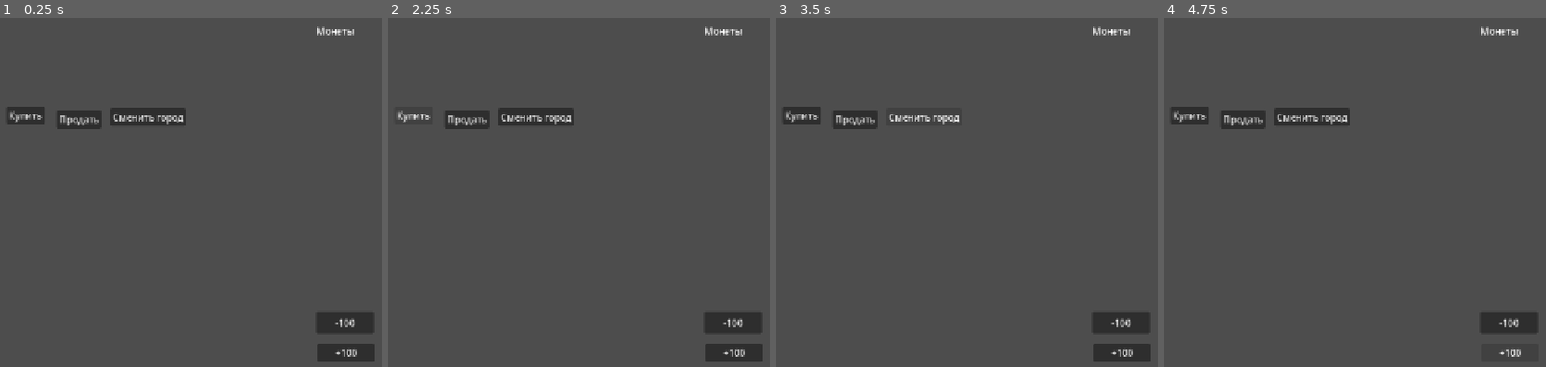
Above: before the commit, frames 1-4 (left to right).
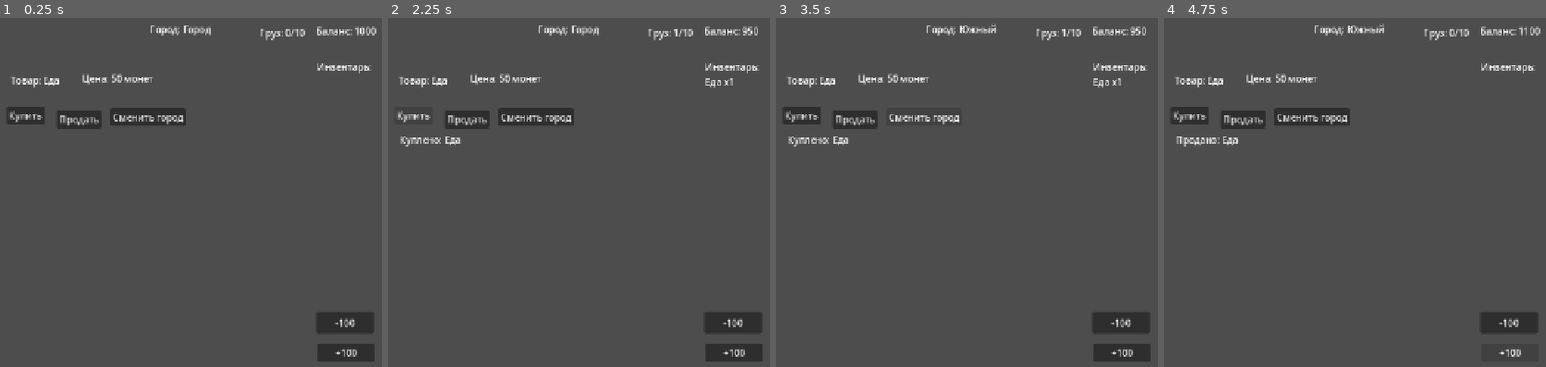
Above: after the commit, the same moments.

Repository: Namepv/Kontrabandist
Game: Godot game, scene res://Scenes/main.tscn
Two runs of this game, one before a commit and one after it. Both use one fixed random seed, a clock stepped at 60 frames per second and the inputs below.
Inputs:
- Up to frame 1 (0.25 s): no input
- Up to frame 2 (2.25 s): click "+100" at 0.5 s; click "-100" at 1.25 s; click "Купить" at 2 s
- Up to frame 3 (3.5 s): click "Сменить город" at 2.75 s
- Up to frame 4 (4.75 s): click "Продать" at 3.5 s; click "+100" at 4.25 s

The runs differ from the first frame. In frame 1, 1.2% of the frame differs, in the area x 2-99%, y 2-20%; in frame 2, 1.5%; in frame 3, 1.6%, in the area x 2-98%, y 1-37%; in frame 4, 1.5%.
Error before the commit: Invalid assignment of property or key 'text' with value of type 'String' on a base object of type 'null instance'. (res://Scripts/UIManager.gd:13)

Commit message:
я сломал все рефакторингом

Diff:
--- a/Scenes/main.tscn
+++ b/Scenes/main.tscn
@@ -1,11 +1,18 @@
 [gd_scene format=3 uid="uid://dl4vctgpci53p"]
 
 [ext_resource type="Script" uid="uid://0stjig8k1bu" path="res://Scripts/main.gd" id="1_jjvhh"]
+[ext_resource type="Script" uid="uid://c3h8rnsfbqr50" path="res://Scripts/UIManager.gd" id="2_bo1nx"]
+[ext_resource type="Resource" uid="uid://d2pph8ucq25dg" path="res://Resources/Items/food.tres" id="2_kry3j"]
+[ext_resource type="Resource" uid="uid://dyjf6o23cwsms" path="res://Resources/Cities/north_city.tres" id="3_21xkr"]
+[ext_resource type="Resource" uid="uid://c42wwy03bc7fa" path="res://Resources/Cities/south_city.tres" id="4_6bp64"]
 
 [sub_resource type="GDScript" id="GDScript_0xm2m"]
 
 [node name="main" type="Node2D" unique_id=492037468]
 script = ExtResource("1_jjvhh")
+current_item = ExtResource("2_kry3j")
+north_city = ExtResource("3_21xkr")
+south_city = ExtResource("4_6bp64")
 
 [node name="MoneyLabel" type="Label" parent="." unique_id=806978359]
 offset_left = 568.0
@@ -88,6 +95,9 @@
 offset_right = 510.0
 offset_bottom = 53.0
 
+[node name="UIManager" type="Node" parent="." unique_id=224652394]
+script = ExtResource("2_bo1nx")
+
 [connection signal="pressed" from="Button_plus" to="." method="_on_button_plus_pressed"]
 [connection signal="pressed" from="Button_minus" to="." method="_on_button_minus_pressed"]
 [connection signal="pressed" from="BtnBuy" to="." method="_on_btn_buy_pressed"]
--- a/Scripts/GameManager.gd
+++ b/Scripts/GameManager.gd
@@ -6,8 +6,10 @@
 
 var cargo_capacity := 10
 
-var current_city: CityData
-var current_item: ItemData
+var current_city
+var current_item
 
 var north_city: CityData
 var south_city: CityData
+
+var ui_manager
--- a/Scripts/TradeManager.gd
+++ b/Scripts/TradeManager.gd
@@ -3,43 +3,43 @@
 func buy_item():
 
 	if GameManager.current_item == null:
-		UIManager.show_status("Товар не найден")
+		GameManager.ui_manager.show_status("Товар не найден")
 		return
 
-	if GameManager.money < GameManager.current_city.food_price:
-		UIManager.show_status("Недостаточно денег!")
+	if GameManager.money < calculate_price():
+		GameManager.ui_manager.show_status("Недостаточно денег!")
 		return
 
 	if !Inventory.has_space():
-		UIManager.show_status("Транспорт заполнен")
+		GameManager.ui_manager.show_status("Транспорт заполнен")
 		return
 
-	GameManager.money -= GameManager.current_city.food_price
+	GameManager.money -= calculate_price()
 
 	Inventory.add_item(GameManager.current_item.item_name)
 
-	UIManager.refresh_all()
+	GameManager.ui_manager.refresh_all()
 
-	UIManager.show_status("Куплено: " + GameManager.current_item.item_name)
+	GameManager.ui_manager.show_status("Куплено: " + GameManager.current_item.item_name)
 
 
 func sell_item():
 
 	if GameManager.current_item == null:
-		UIManager.show_status("Товар не найден")
+		GameManager.ui_manager.show_status("Товар не найден")
 		return
 
 	if !GameManager.inventory.has(GameManager.current_item.item_name):
-		UIManager.show_status("Нет товара")
+		GameManager.ui_manager.show_status("Нет товара")
 		return
 
 	Inventory.remove_item(GameManager.current_item.item_name)
 
-	GameManager.money += GameManager.current_city.food_price
+	GameManager.money += calculate_price()
 
-	UIManager.refresh_all()
+	GameManager.ui_manager.refresh_all()
 
-	UIManager.show_status("Продано: " + GameManager.current_item.item_name)
+	GameManager.ui_manager.show_status("Продано: " + GameManager.current_item.item_name)
 
 
 func change_city():
@@ -49,4 +49,7 @@
 	else:
 		GameManager.current_city = GameManager.north_city
 
-	UIManager.update_city()
+	GameManager.ui_manager.update_city()
+
+func calculate_price() -> int:
+	return GameManager.current_city.prices[GameManager.current_item.item_name]
--- a/Scripts/UIManager.gd
+++ b/Scripts/UIManager.gd
@@ -1,7 +1,8 @@
 extends Node
 
+var root
+
 func refresh_all():
-
 	update_balance_label()
 	update_inventory_label()
 	update_city()
@@ -9,37 +10,36 @@
 
 
 func update_balance_label():
-
-	$MoneyLabel.text = "Баланс: " + str(GameManager.money)
+	root.get_node("MoneyLabel").text = "Баланс: " + str(GameManager.money)
 
 
 func update_cargo_label():
-
-	$CargoLabel.text = "Груз: " + str(Inventory.get_total_cargo()) + "/" + str(GameManager.cargo_capacity)
+	root.get_node("CargoLabel").text = "Груз: " + str(Inventory.get_total_cargo()) + "/" + str(GameManager.cargo_capacity)
 
 
 func show_status(message: String):
-
-	$StatusLabel.text = message
+	root.get_node("StatusLabel").text = message
 
 
 func update_city():
-
 	if GameManager.current_city == null:
 		return
 
-	$CityLabel.text = "Город: " + GameManager.current_city.city_name
+	root.get_node("CityLabel").text = "Город: " + GameManager.current_city.city_name
 
 	if GameManager.current_item:
-		$ItemNameLabel.text = "Товар: " + GameManager.current_item.item_name
-		$ItemPriceLabel.text = "Цена: " + str(GameManager.current_city.food_price) + " монет"
+		root.get_node("ItemNameLabel").text = "Товар: " + GameManager.current_item.item_name
+		root.get_node("ItemPriceLabel").text = "Цена: " + str(TradeManager.calculate_price()) + " монет"
 
 
 func update_inventory_label():
-
 	var text := "Инвентарь:\n"
-
 	for item_name in GameManager.inventory:
 		text += item_name + " x" + str(GameManager.inventory[item_name]) + "\n"
 
-	$InventoryLabel.text = text
+	root.get_node("InventoryLabel").text = text
+
+func _ready():
+	root = get_parent()
+	GameManager.ui_manager = self
+	refresh_all()
--- a/Scripts/main.gd
+++ b/Scripts/main.gd
@@ -6,39 +6,34 @@
 
 
 func _ready():
-
 	GameManager.current_item = current_item
 	GameManager.north_city = north_city
 	GameManager.south_city = south_city
-	GameManager.current_city = north_city
 
-	UIManager.refresh_all()
+	GameManager.current_city = GameManager.north_city
+	print(GameManager.current_city)
+	GameManager.ui_manager.refresh_all()
 
 
 func _on_button_plus_pressed():
-
 	GameManager.money += 100
-	UIManager.update_balance_label()
+	GameManager.ui_manager.update_balance_label()
 
 
 func _on_button_minus_pressed():
-
 	if GameManager.money >= 100:
 		GameManager.money -= 100
 
-	UIManager.update_balance_label()
+	GameManager.ui_manager.update_balance_label()
 
 
 func _on_btn_buy_pressed():
-
 	TradeManager.buy_item()
 
 
 func _on_btn_sell_pressed():
-
 	TradeManager.sell_item()
 
 
 func _on_btn_change_city_pressed():
-
 	TradeManager.change_city()
--- a/project.godot
+++ b/project.godot
@@ -20,7 +20,6 @@
 GameManager="*uid://brhn64eqvoxky"
 Inventory="*uid://btp1q41slttoa"
 TradeManager="*uid://cv03sgyd2jc8b"
-UIManager="*uid://c3h8rnsfbqr50"
 
 [display]
 
